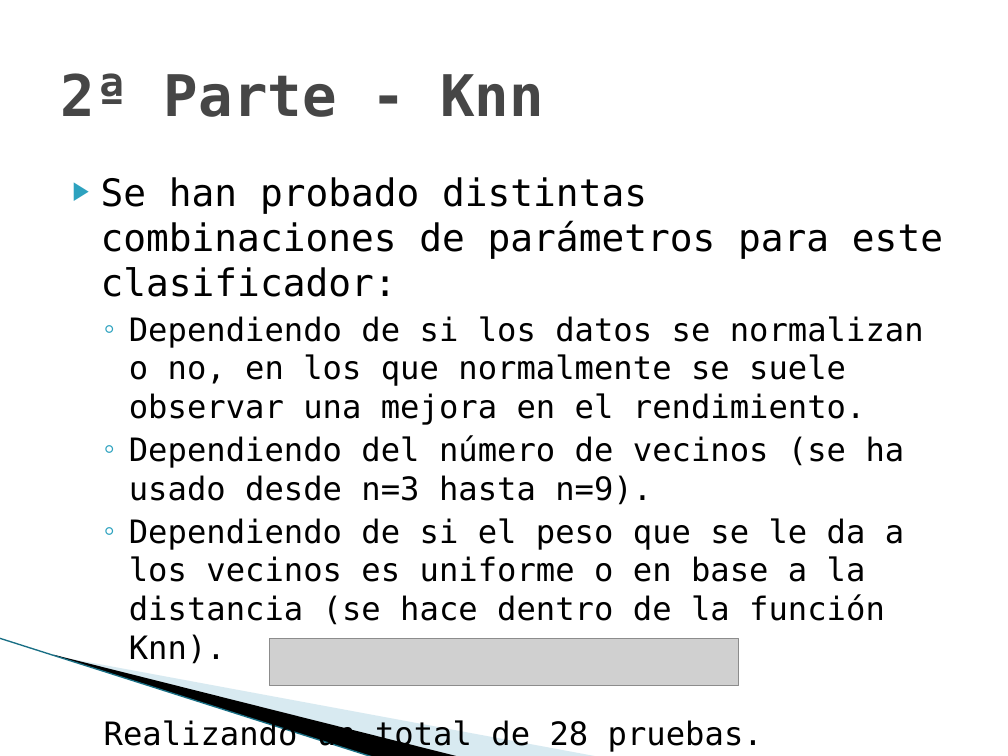
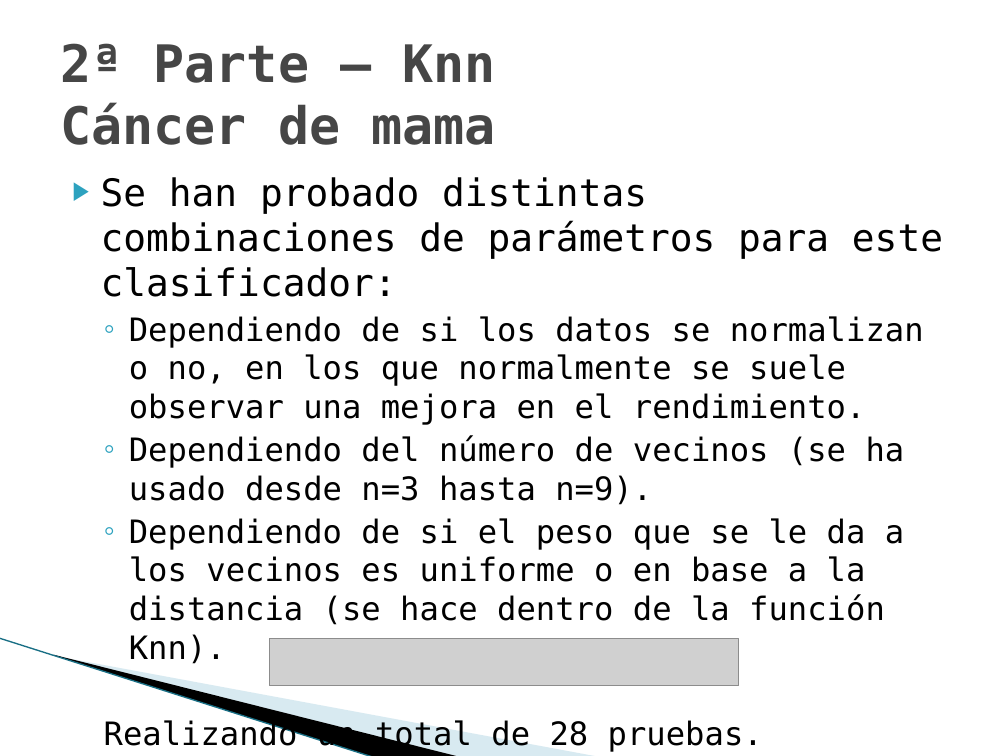
Before and after one commit to joapingut/aia-1718-t3, a slide deck: slide 54 of presentacion3.pptx (slide 45 before the commit). Drawn at 1008x756 pixels with LibreOffice and Linux fonts; fonts in the diff are those of the drawing; grey boxes stand for pictures; background and template pictures are left out. Boxes give left, top, right and bottom in pixels: in the first picture for what was removed or moved away, otherwise in the second. Text is boxed around its words. In the diff, an @@ line names an element or a change of style, - is before the commit and + after.

```diff
--- a/presentacion3.pptx
+++ b/presentacion3.pptx
@@ title at bbox=[60, 43, 495, 145]: text changed; size 41 to 36.9 pt @@
-2ª Parte - Knn
+2ª Parte – Knn
+Cáncer de mama
```
Also in this commit, not shown: 17 other slides changed, 27 slides added, 3 slides removed.
